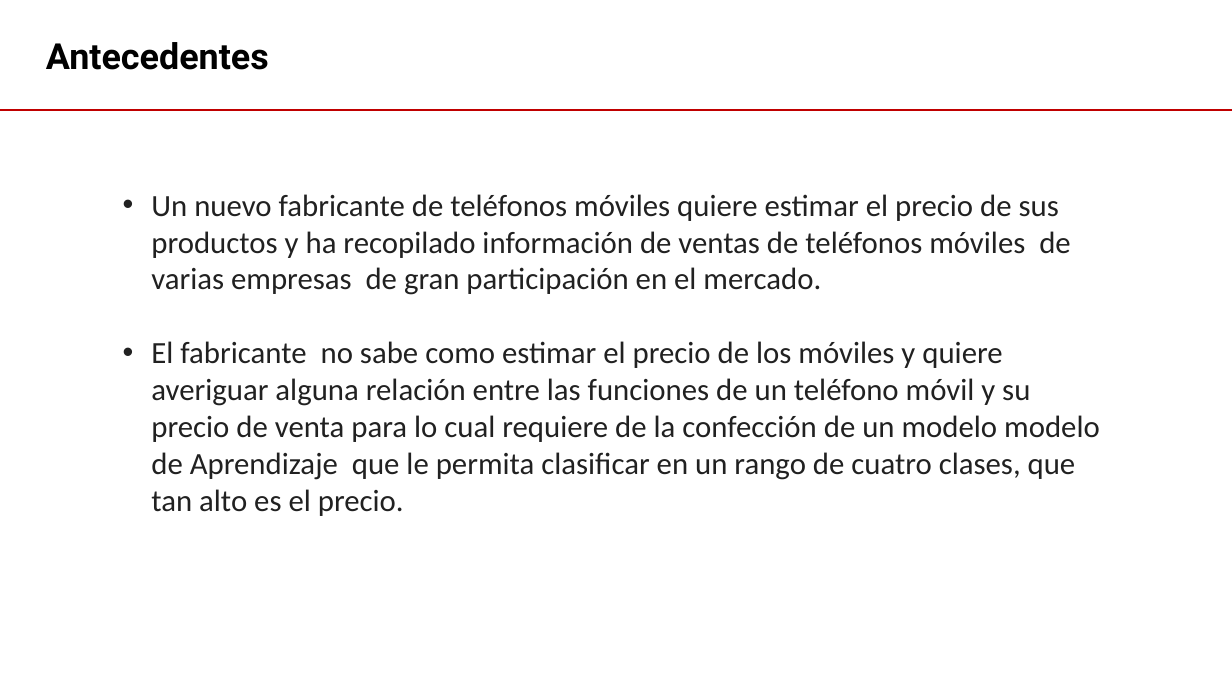
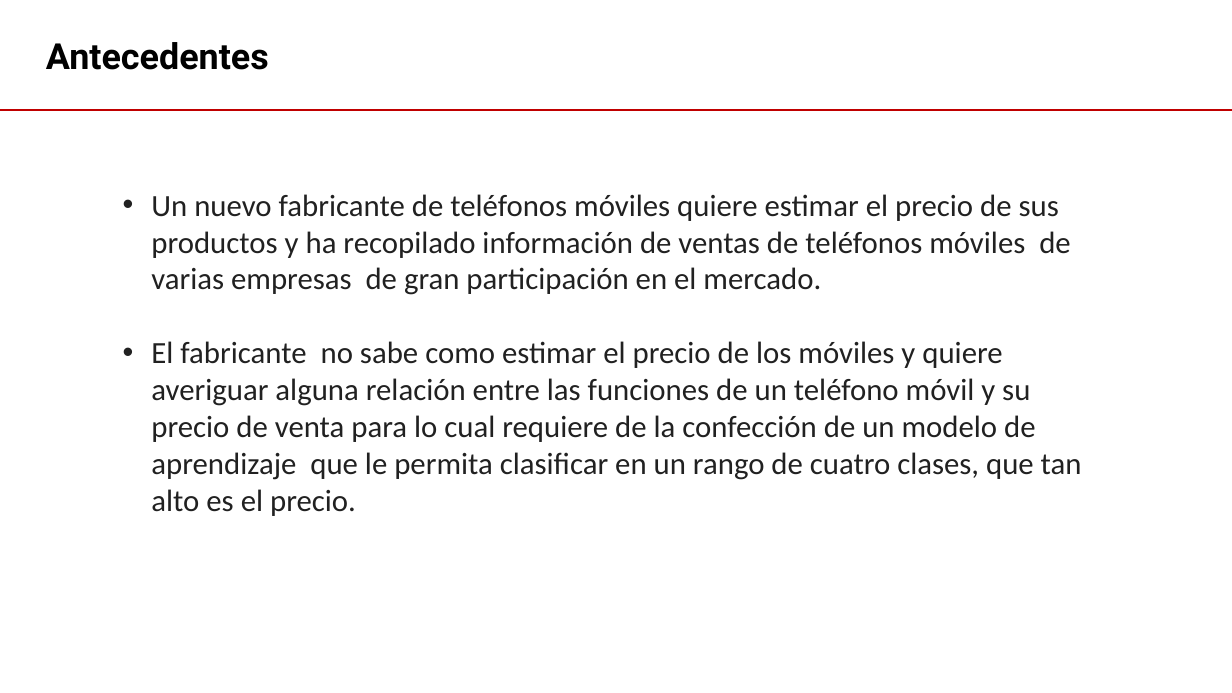
Before and after one commit to jcpalaciosb/Clasificacion_de_Precios, a slide deck: slide 3 of Proyecto 2 - Analisis Exploratorio.pptx. Drawn at 1232x693 pixels with LibreOffice and Linux fonts; fonts in the diff are those of the drawing. Boxes give left, top, right and bottom in pixels: in the first picture for what was removed or moved away, otherwise in the second. Text is boxed around its words. In the diff, an @@ line names an element or a change of style, - is before the commit and + after.

```diff
--- a/Proyecto 2 - Analisis Exploratorio.pptx
+++ b/Proyecto 2 - Analisis Exploratorio.pptx
@@ text at bbox=[151, 341, 1082, 516]: text changed @@
-• El fabricante no sabe como estimar el precio de los móviles y quiere averiguar alguna relación entre las funciones de un teléfono móvil y su precio de venta para lo cual requiere de la confección de un modelo modelo de Aprendizaje que le permita clasificar en un rango de cuatro clases, que tan alto es el precio.
+• El fabricante no sabe como estimar el precio de los móviles y quiere averiguar alguna relación entre las funciones de un teléfono móvil y su precio de venta para lo cual requiere de la confección de un modelo de aprendizaje que le permita clasificar en un rango de cuatro clases, que tan alto es el precio.
```
Also in this commit, not shown: 4 other slides changed, 1 slide added.
